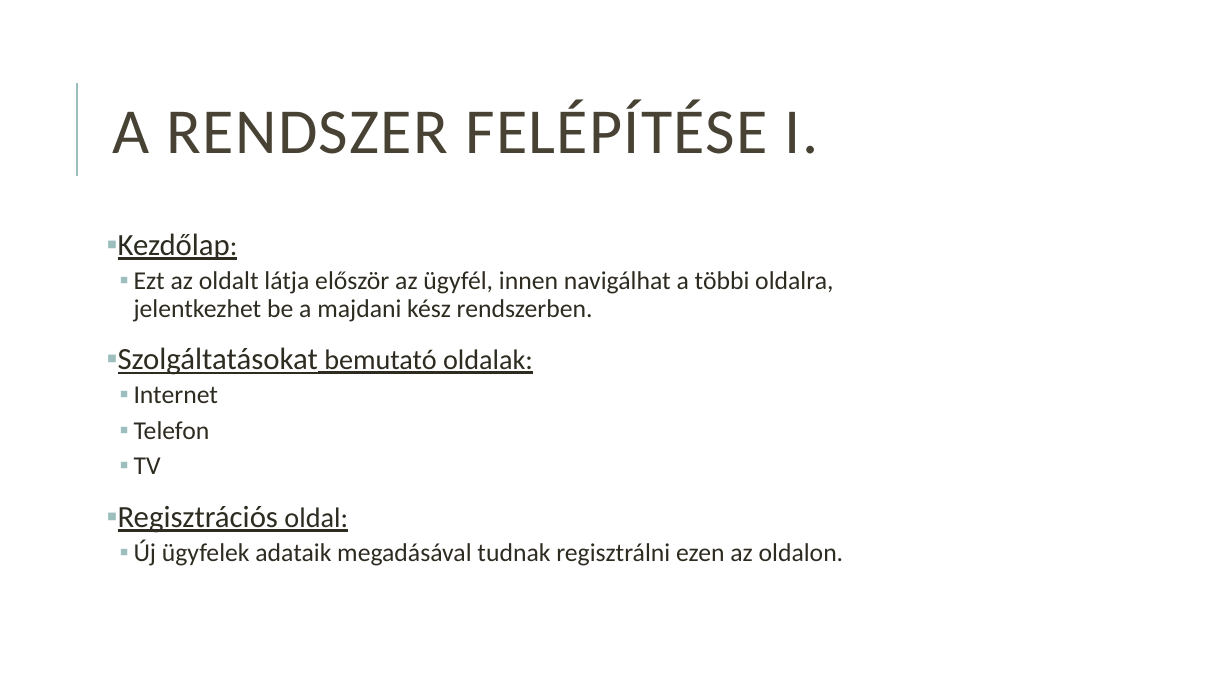
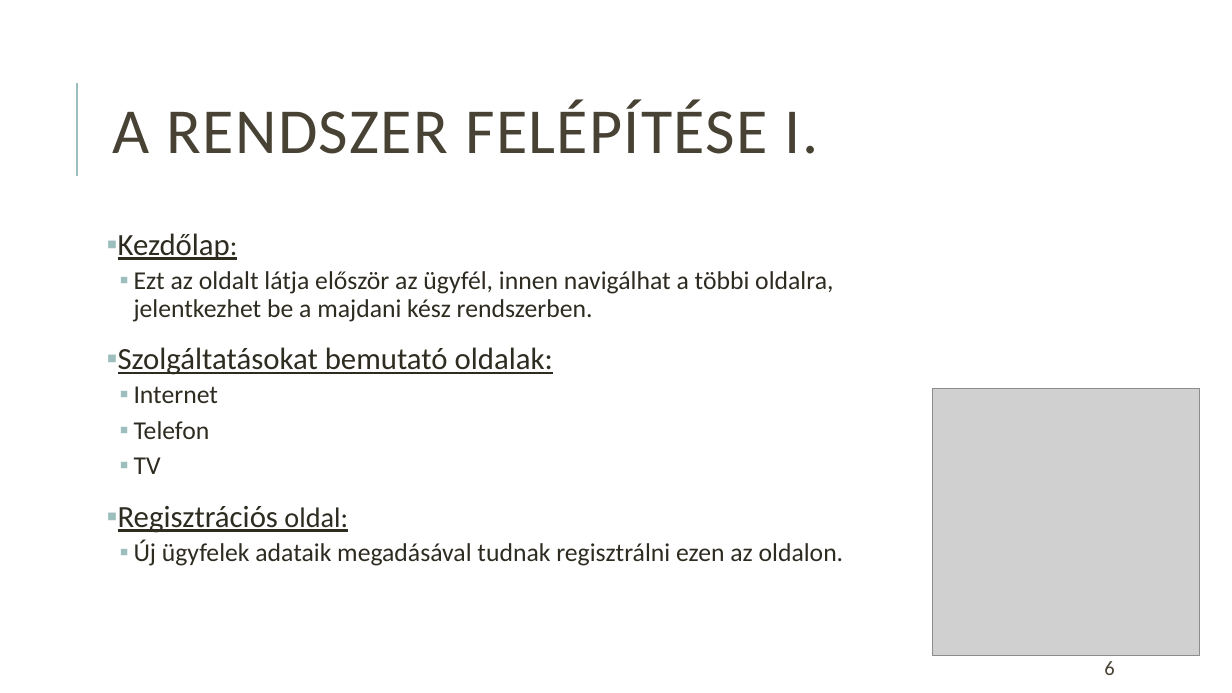
Before and after one commit to HegyiBazsi/Project-LAB-or-DIE, a slide deck: slide 6 of Projektlabor_bemutato.pptx. Drawn at 1232x693 pixels with LibreOffice and Linux fonts; fonts in the diff are those of the drawing; grey boxes stand for pictures. Boxes give left, top, right and bottom in pixels: in the first picture for what was removed or moved away, otherwise in the second. Text is boxed around its words. In the diff, an @@ line names an element or a change of style, - is before the commit and + after.

```diff
--- a/Projektlabor_bemutato.pptx
+++ b/Projektlabor_bemutato.pptx
@@ text at box(118, 347, 553, 375): size 22 to 24 pt in "bemutató oldalak:" @@
@@ picture added at box(933, 388, 1201, 655) @@
@@ page number added at box(1104, 661, 1114, 675), 16 pt, text #474233 @@
+6
```
Also in this commit, not shown: 7 other slides changed, 1 slide added, 1 slide removed, 1 other file.
